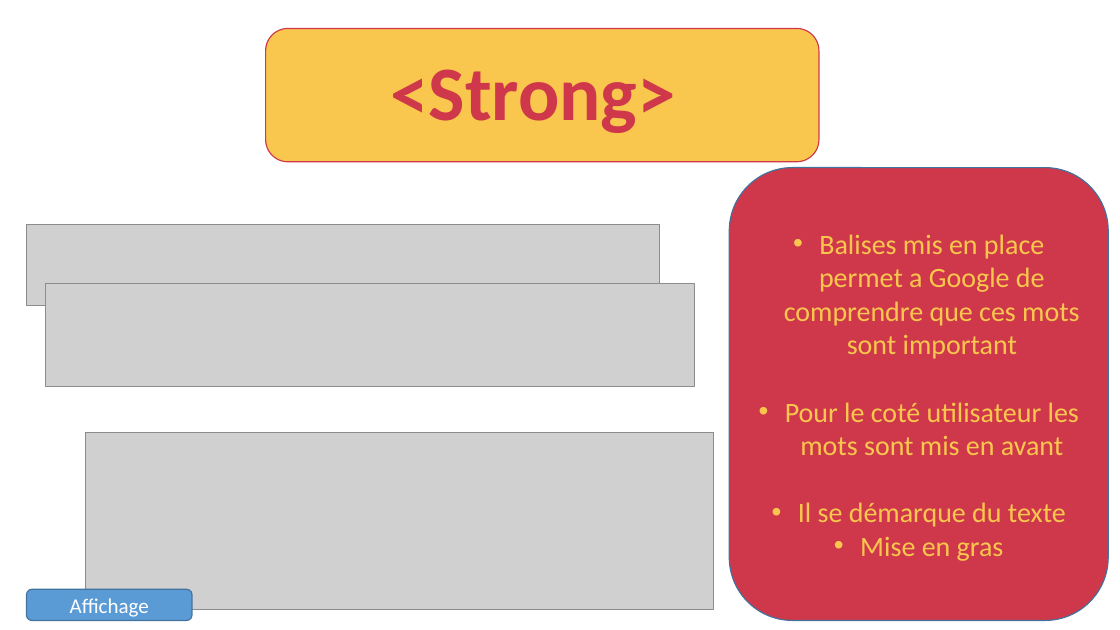
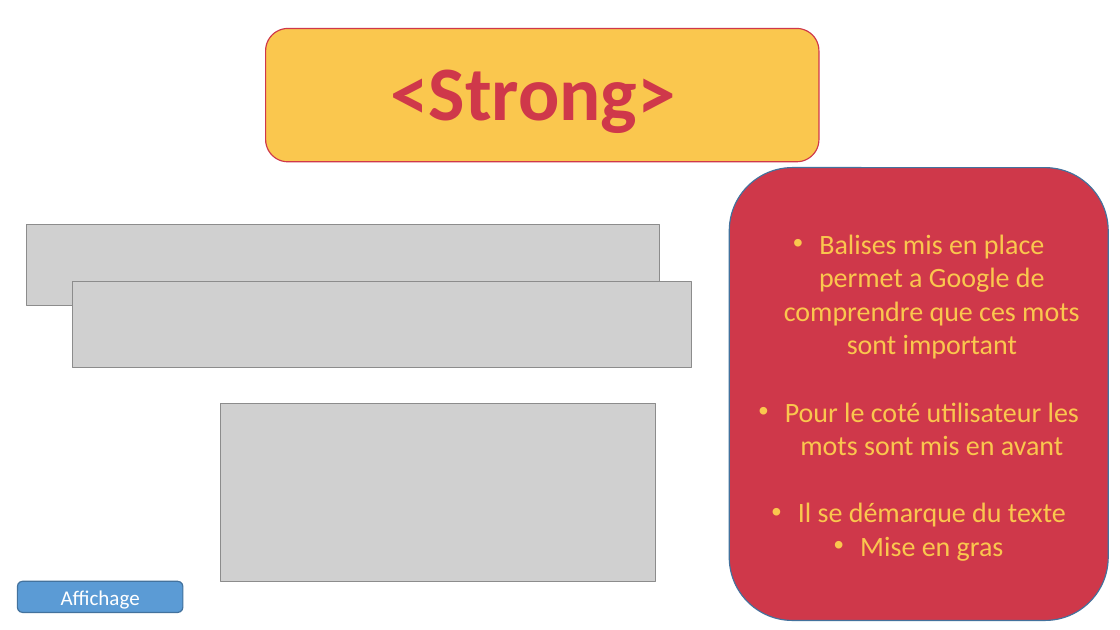
Before and after one commit to devfredgithub/CHOUETTEAGENCE, a slide deck: slide 13 of CHOUETTE AGENCE.pptx. Drawn at 1120x630 pixels with LibreOffice and Linux fonts; fonts in the diff are those of the drawing; grey boxes stand for pictures. Boxes give left, top, right and bottom in pixels: in the first picture for what was removed or moved away, otherwise in the second. Text is boxed around its words. In the diff, an @@ line names an element or a change of style, - is before the commit and + after.

```diff
--- a/CHOUETTE AGENCE.pptx
+++ b/CHOUETTE AGENCE.pptx
@@ picture: place and size @@
-picture at <box>45,283,695,386</box>
+picture at <box>73,281,692,367</box>
@@ picture: place and size @@
-picture at <box>86,433,713,609</box>
+picture at <box>220,403,655,581</box>
@@ rounded rectangle "Affichage": place and size @@
-rounded rectangle "Affichage" at <box>27,590,192,621</box>
+rounded rectangle "Affichage" at <box>18,581,183,613</box>
```
Also in this commit, not shown: 2 other slides changed, 1 slide removed, 3 other files.
